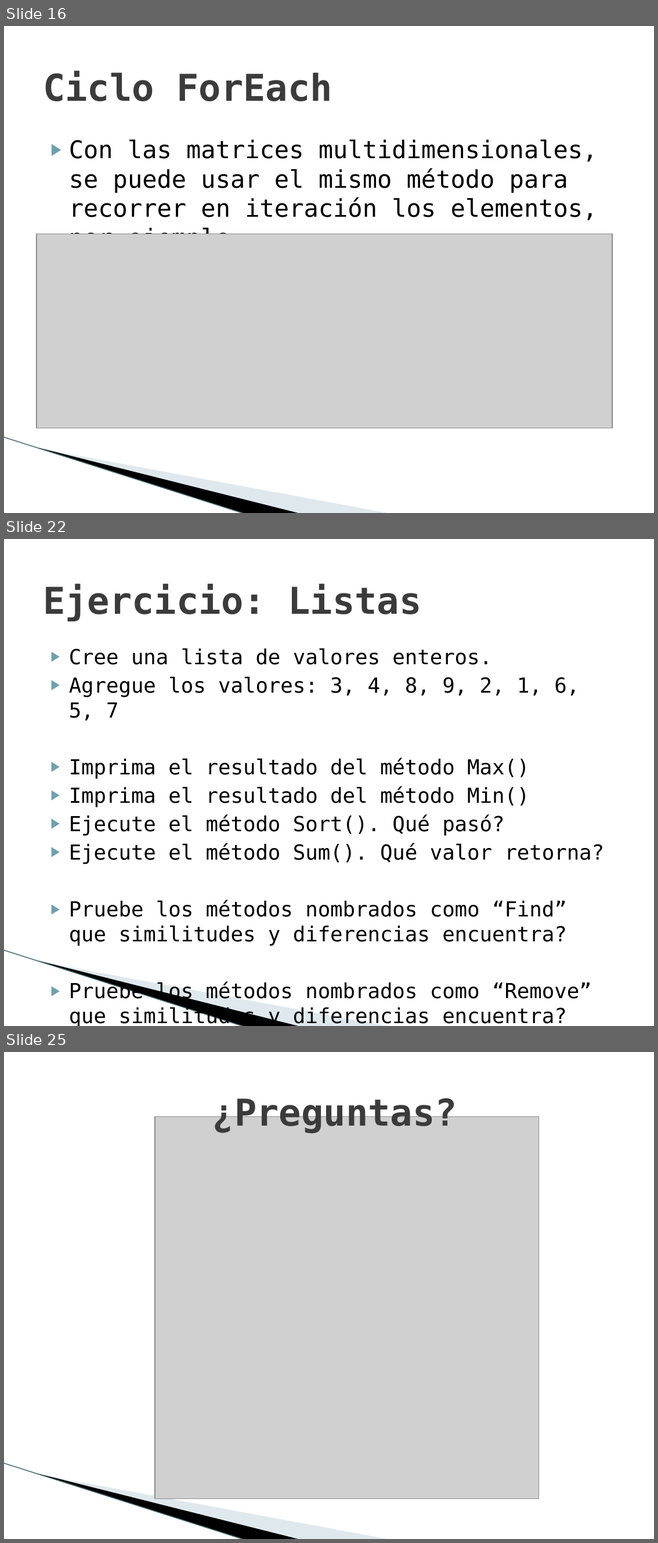
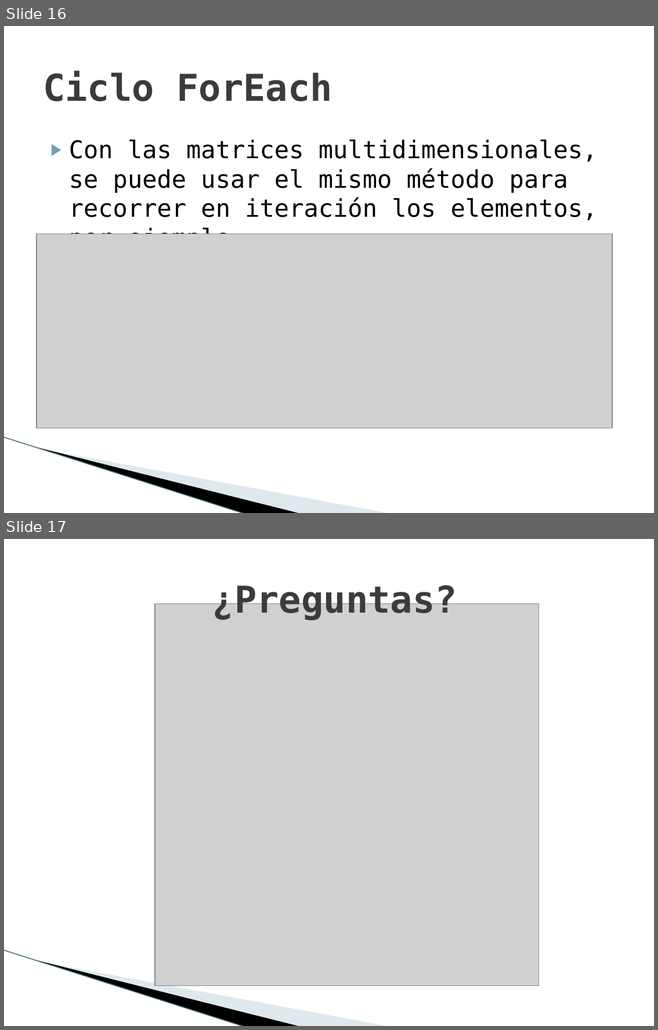
Before and after one commit to maxilovera/net-basics, a slide deck: 7- C# Arreglos y listas/7- C# Arreglos y listas.pptx. Shown one above the other, each under a label of ours: slides 16, 22 and 25 before the commit, slides 16 and 17 after it; the slides between them are not shown. The pictures are 658x1543 and 658x1030 pixels, drawn with LibreOffice and Linux fonts; fonts in the diff are those of the drawing; grey boxes stand for pictures; background and template pictures are left out. Boxes give left, top, right and bottom in pixels: in the first picture for what was removed or moved away, otherwise in the second. Text is boxed around its words. In the diff, an @@ line names an element or a change of style, - is before the commit and + after.

Commit message:
Saque los ejercicios porq estan en el doc

```diff
--- a/7- C# Arreglos y listas/7- C# Arreglos y listas.pptx
+++ b/7- C# Arreglos y listas/7- C# Arreglos y listas.pptx
@@ slide 22 removed at [4, 539, 654, 1026], background #FFFFFF; not listed: 3 template elements that a slide beside it also shows @@
@@ title removed at [43, 584, 421, 621] @@
-Ejercicio: Listas
@@ text removed at [69, 648, 604, 1026] @@
-▶ Cree una lista de valores enteros.
-▶ Agregue los valores: 3, 4, 8, 9, 2, 1, 6, 5, 7
-▶ Imprima el resultado del método Max()
-▶ Imprima el resultado del método Min()
-▶ Ejecute el método Sort(). Qué pasó?
-▶ Ejecute el método Sum(). Qué valor retorna?
-▶ Pruebe los métodos nombrados como “Find” que similitudes y diferencias encuentra?
-▶ Pruebe los métodos nombrados como “Remove” que similitudes y diferencias encuentra?
@@ what was slide 25 is now slide 17 @@
```
Also in this commit, not shown: 7 other slides removed.
